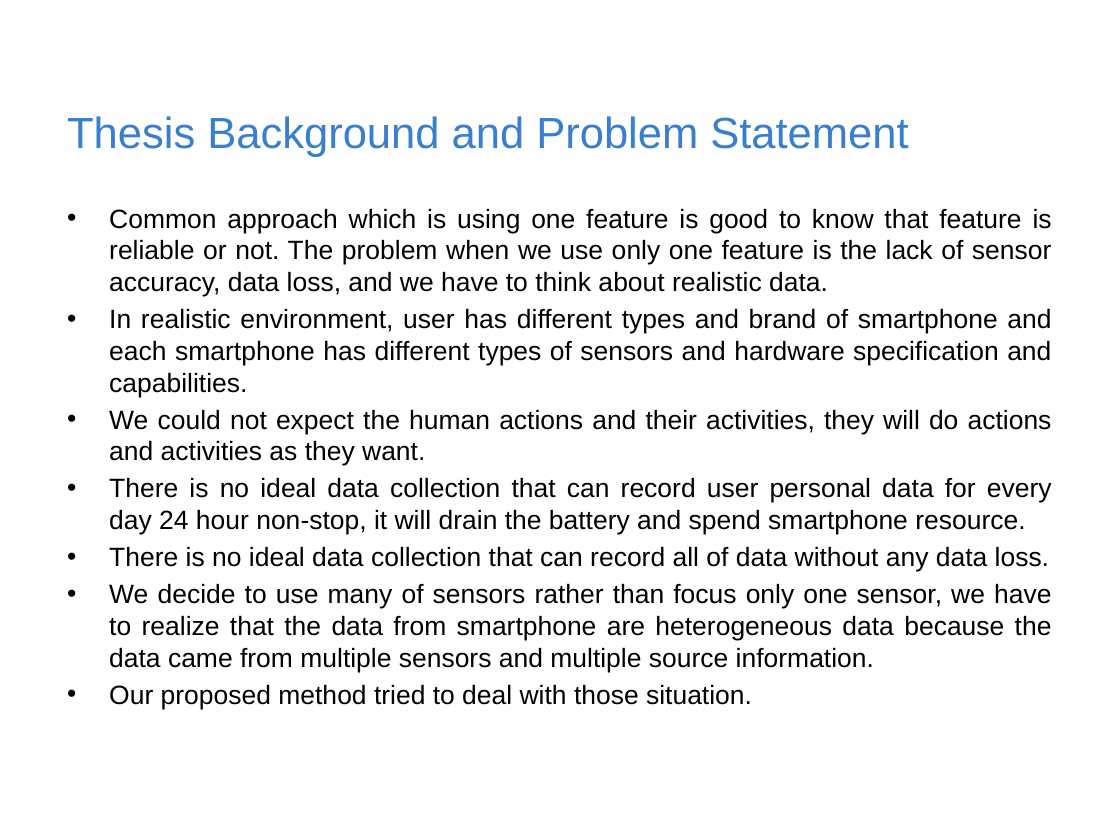
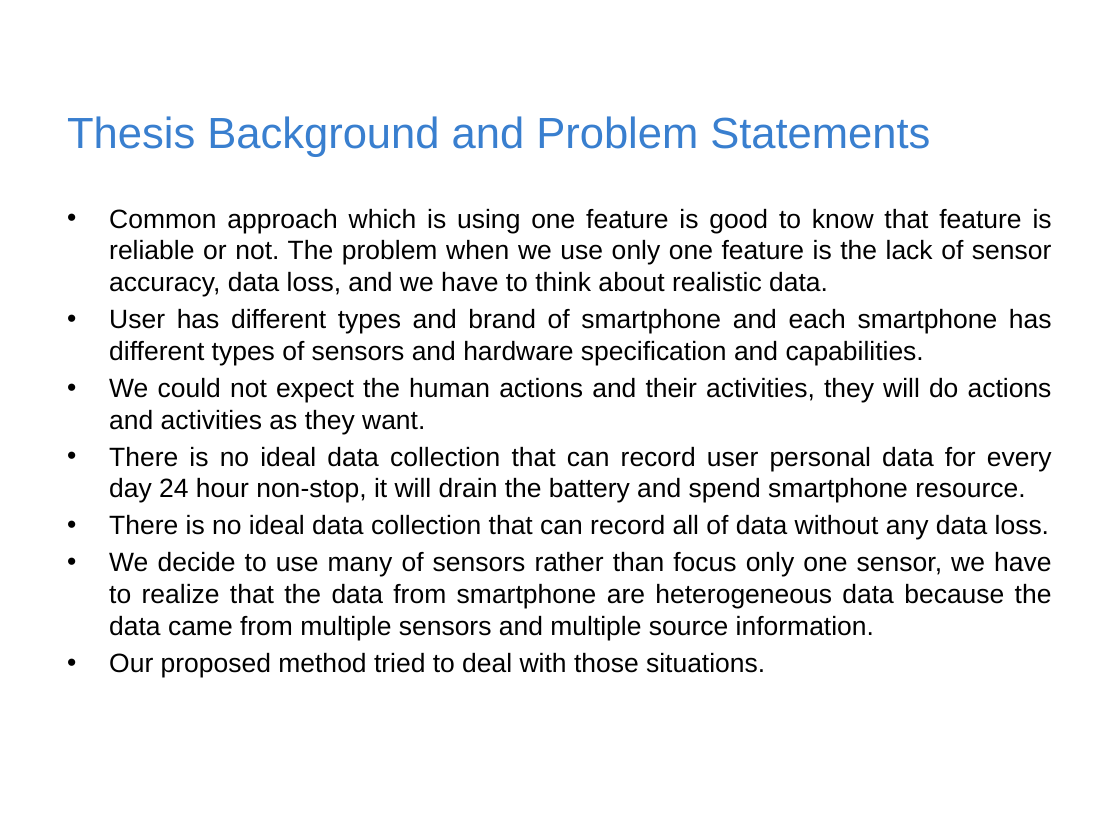
Before and after one commit to rischanlab/MyThesis, a slide deck: slide 4 of Thesis-presentation.pptx. Drawn at 1120x840 pixels with LibreOffice and Linux fonts; fonts in the diff are those of the drawing; background and template pictures are left out. Boxes give left, top, right and bottom in pixels: in the first picture for what was removed or moved away, otherwise in the second. Text is boxed around its words. In the diff, an @@ line names an element or a change of style, - is before the commit and + after.

Commit message:
modified thesis presentation

```diff
--- a/Thesis-presentation.pptx
+++ b/Thesis-presentation.pptx
@@ title at <box>67,116,930,157</box>: text changed @@
-Thesis Background and Problem Statement
+Thesis Background and Problem Statements
@@ text at <box>109,308,1052,365</box>: text changed @@
-• In realistic environment, user has different types and brand of smartphone and each smartphone has different types of sensors and hardware specification and capabilities.
+• User has different types and brand of smartphone and each smartphone has different types of sensors and hardware specification and capabilities.
@@ text at <box>109,652,765,678</box>: text changed @@
-• Our proposed method tried to deal with those situation.
+• Our proposed method tried to deal with those situations.
```
Also in this commit, not shown: 3 other slides changed, 1 slide added.
